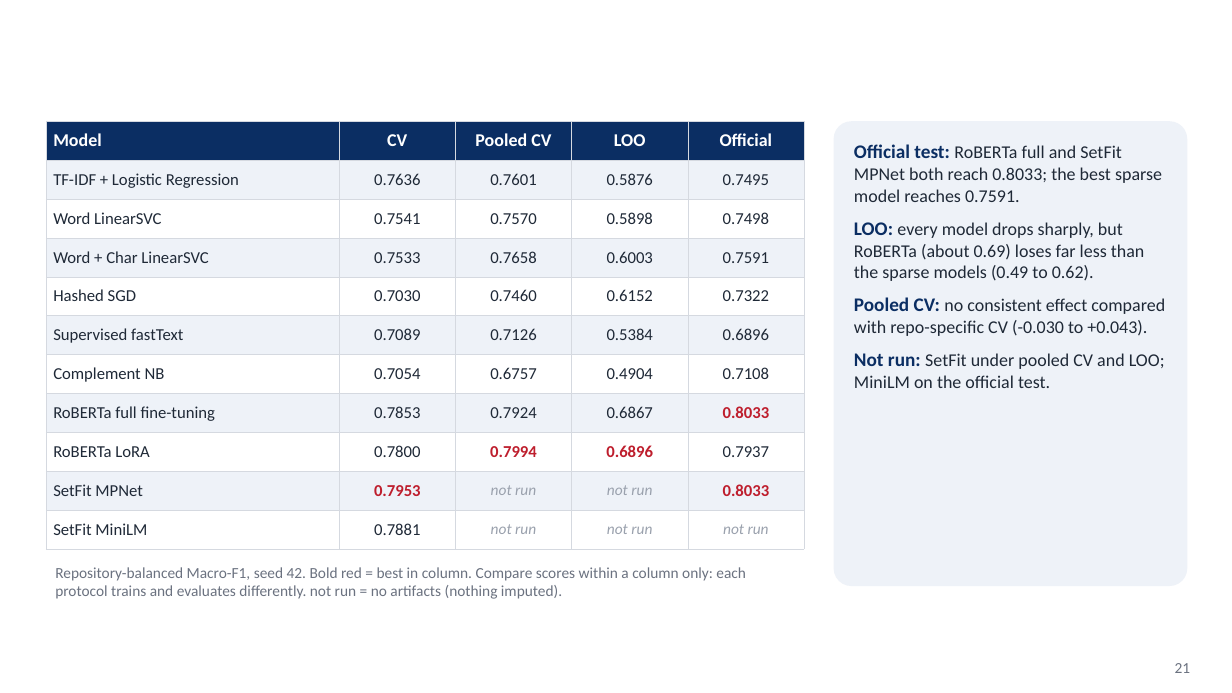
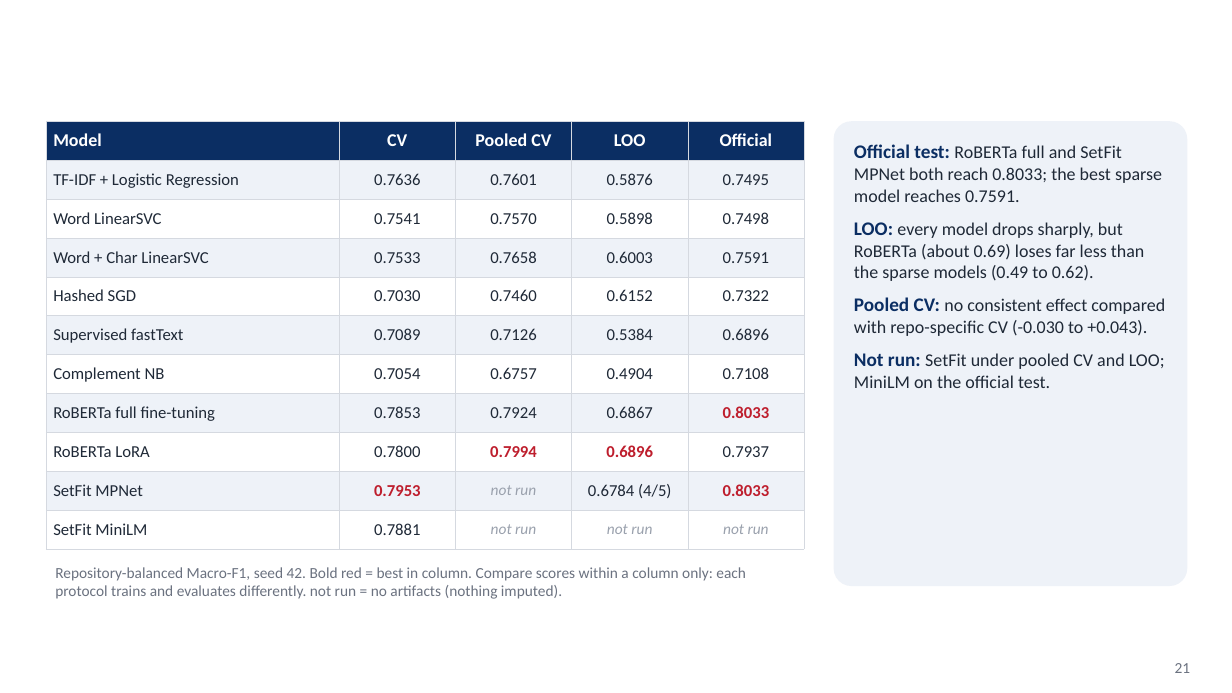
Before and after one commit to kiet21042003/nlbse24-issue-classification, a slide deck: slide 21 of presentation/Seminar_2_Slides.pptx. Drawn at 1232x693 pixels with LibreOffice and Linux fonts; fonts in the diff are those of the drawing; background and template pictures are left out. Boxes give left, top, right and bottom in pixels: in the first picture for what was removed or moved away, otherwise in the second. Text is boxed around its words. In the diff, an @@ line names an element or a change of style, - is before the commit and + after.

```diff
--- a/presentation/Seminar_2_Slides.pptx
+++ b/presentation/Seminar_2_Slides.pptx
@@ table at (x1=46, y1=121, x2=805, y2=549) @@
-row 10, column 4: not run
+row 10, column 4: 0.6784 (4/5)
```
Also in this commit, not shown: 3 other files.
